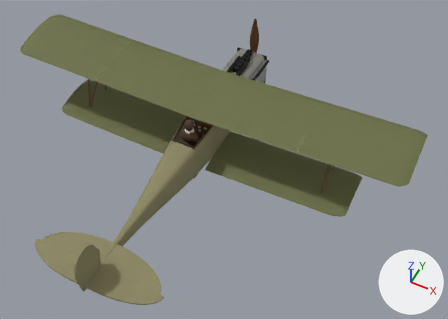
Renders of the glTF model public/models/fokker_dvii.glb from each side of a commit.
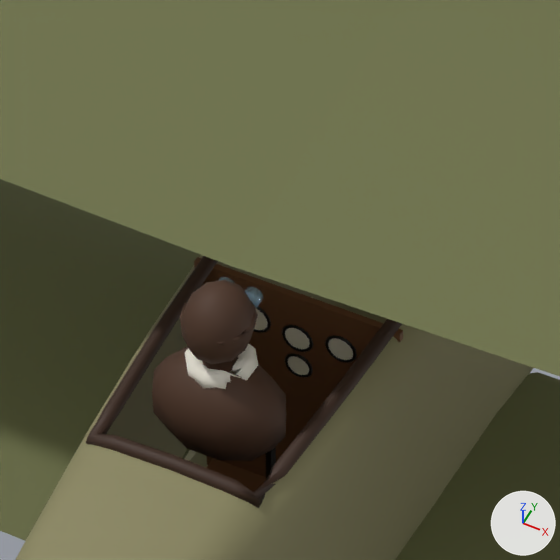
Old and new are each drawn whole from a 50 mm lens placed at (4.67, -8.77, 9.75), pointed at (0.75, -0.94, -0.03) and again close up on the part from 36% to 52% of the width and 26% to 49% of the height. Lighting does not change. The marker at lower right points along +X, +Y and +Z. The first two pictures are the older version. Where no turn or scale is listed for an object, it has been applied to the vertices. Vertices at exactly the same position are counted once.

Objects in the first close-up: 'Coaming', 'CockpitInterior', 'Fuselage', 'Gauge_Alt', 'Gauge_Compass', 'Gauge_RPM', 'Gauge_Speed', 'Pilot_Figure', 'Wing_Lower_L', 'Wing_Lower_R', 'Wing_Upper_L', 'Wing_Upper_R' and 4 more.
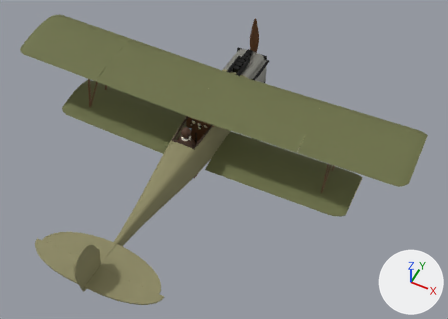
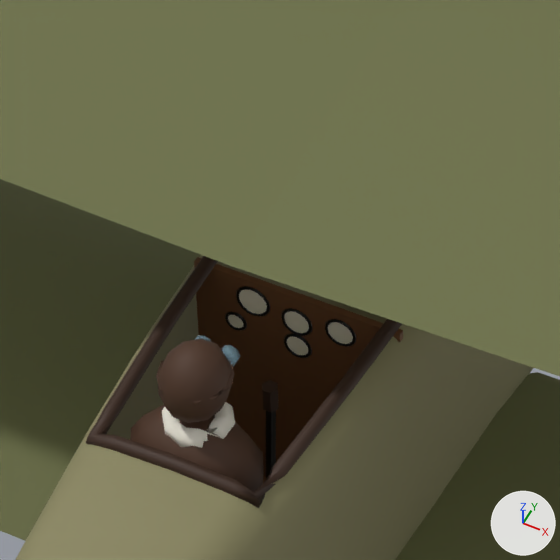
What differs and where, as boxes [x1, y1, x2, y2] in the close-ups (560 x 560 px):
'Pilot_Figure', moved: before [152, 277, 287, 461]; after [130, 335, 264, 492]
'Gauge_Speed', moved: before [328, 338, 353, 360]; after [328, 322, 353, 344]
'Gauge_Alt', moved: before [285, 328, 310, 349]; after [284, 311, 309, 333]
'Gauge_RPM', moved: before [254, 309, 267, 330]; after [239, 289, 267, 314]
'Gauge_Compass', moved: before [288, 356, 309, 375]; after [287, 337, 308, 355]

Diff of the bpy script that builds the scene:
```diff
--- a/public/models/fokker_dvii.glb.py
+++ b/public/models/fokker_dvii.glb.py
@@ me_pilot_figure @@
 # used by ob_pilot_figure; location = (0.0, 0.0, 0.0)
-me_pilot_figure.from_pydata(...)  # 304 vertices, 588 faces; spans x -0.205..0.205, y -1.18..-0.9, z 0.271..0.861
+me_pilot_figure.from_pydata(...)  # 304 vertices, 588 faces; spans x -0.205..0.205, y -1.32..-1.04, z 0.171..0.761
+# me_pilot_figure part 1: the whole mesh is moved by (0.0, -0.14, -0.1)
 me_pilot_figure.materials.append(mat_pilot)
@@ ob_gauge_alt @@
 ob_gauge_alt = bpy.data.objects.new('Gauge_Alt', me_gauge_alt)
-ob_gauge_alt.location = (0.0, -0.603, 0.292)
+ob_gauge_alt.location = (0.0, -0.603, 0.357)
@@ ob_gauge_compass @@
 ob_gauge_compass = bpy.data.objects.new('Gauge_Compass', me_gauge_compass)
-ob_gauge_compass.location = (0.0, -0.603, 0.182)
+ob_gauge_compass.location = (0.0, -0.603, 0.262)
@@ ob_gauge_rpm @@
 ob_gauge_rpm = bpy.data.objects.new('Gauge_RPM', me_gauge_rpm)
-ob_gauge_rpm.location = (-0.14, -0.603, 0.312)
+ob_gauge_rpm.location = (-0.14, -0.603, 0.377)
@@ ob_gauge_speed @@
 ob_gauge_speed = bpy.data.objects.new('Gauge_Speed', me_gauge_speed)
-ob_gauge_speed.location = (0.14, -0.603, 0.312)
+ob_gauge_speed.location = (0.14, -0.603, 0.377)
```
